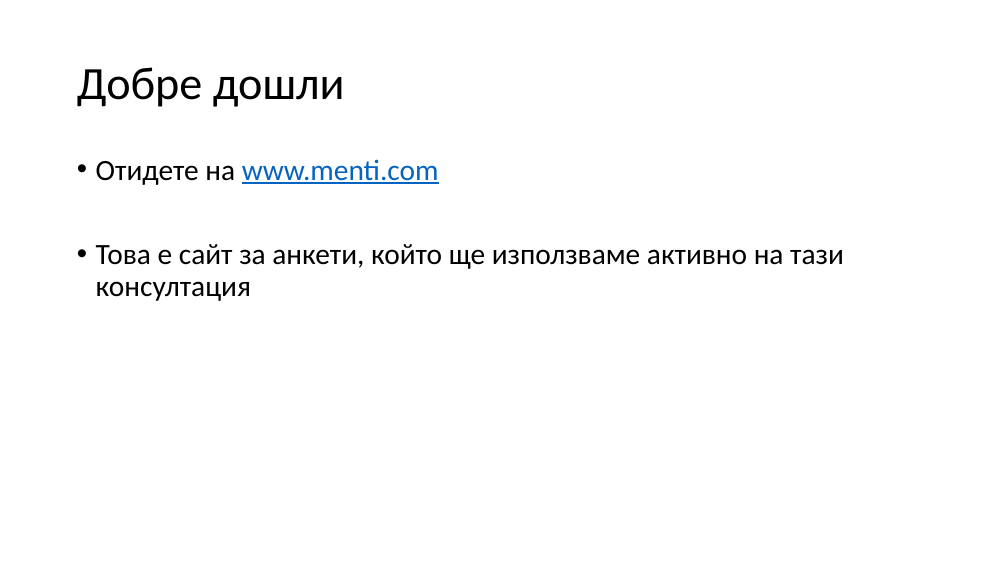
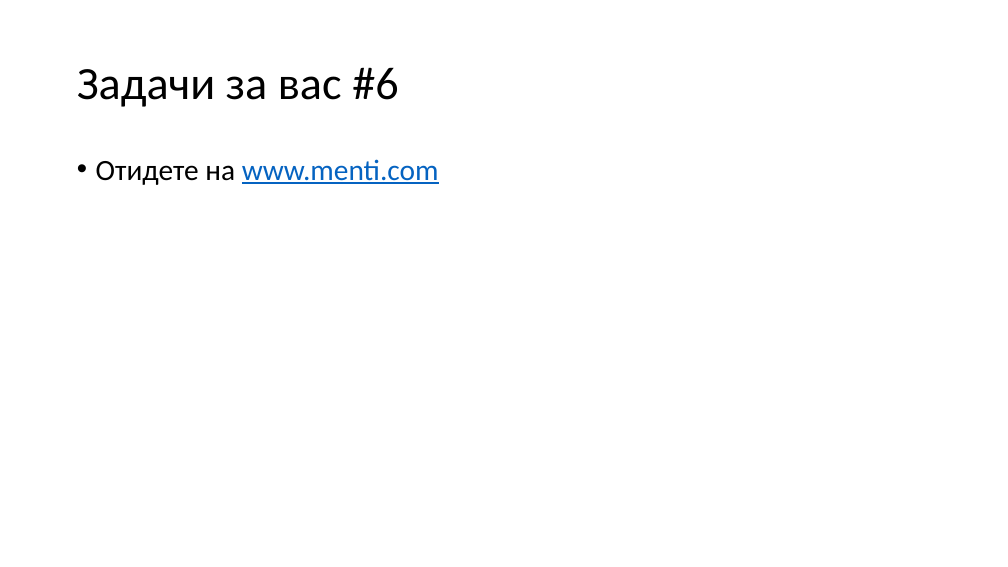
Before and after one commit to Mapmo/Uni-CPP, a slide deck: slide 50 of Object-Oriented Programming/Consultation 2/Consultation2.pptx (slide 1 before the commit). Drawn at 1008x567 pixels with LibreOffice and Linux fonts; fonts in the diff are those of the drawing. Boxes give left, top, right and bottom in pixels: in the first picture for what was removed or moved away, otherwise in the second. Text is boxed around its words. In the diff, an @@ line names an element or a change of style, - is before the commit and + after.

```diff
--- a/Object-Oriented Programming/Consultation 2/Consultation2.pptx
+++ b/Object-Oriented Programming/Consultation 2/Consultation2.pptx
@@ title at bbox=[77, 67, 398, 107]: text changed @@
-Добре дошли
+Задачи за вас #6
@@ text at bbox=[96, 244, 844, 301]: paragraph removed @@
-• Това е сайт за анкети, който ще използваме активно на тази консултация
```
Also in this commit, not shown: 10 other slides changed, 73 slides added, 74 slides removed, 4 other files.
